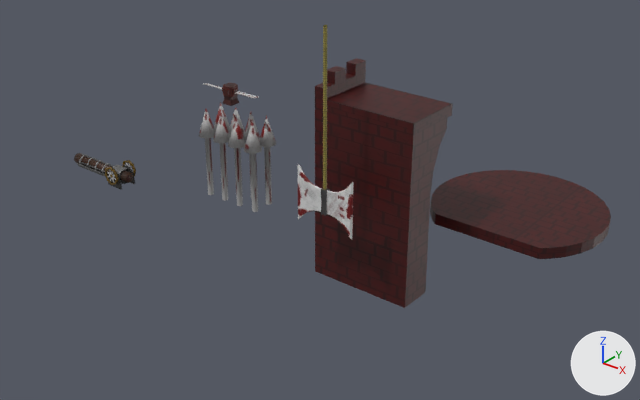
What one commit did to the Blender file modelspablo/obstacles.blend.
Rendered twice from a 50 mm camera at (125.1, -94.9, 70.0) aimed at (34.1, 18.8, -0.4). Every picture has the same lights, and +X, +Y and +Z are marked at lower right.

The older version as bpy lines, for what is in view:
```python
ob_cube = bpy.data.objects.new('Cube', me_cube)
ob_cube.location = (43.6, 6.0, 6.8)
ob_cube_001 = bpy.data.objects.new('Cube.001', me_cube_001)
ob_cube_001.location = (23.8, 7.5, 20.0)
ob_cube_002 = bpy.data.objects.new('Cube.002', me_cube_003)
ob_cube_002.location = (23.8, 7.5, 21.3)
ob_cube_002.scale = (1.07, 1.07, 0.883)
ob_cube_003 = bpy.data.objects.new('Cube.003', me_cube_002)
ob_cube_003.location = (46.3, 20.2, 19.9)
ob_cube_003.scale = (9.83, 5.77, 1.0)
ob_cube_004 = bpy.data.objects.new('Cube.004', me_cube_004)
ob_cube_004.location = (46.3, 15.4, 18.0)
ob_cube_004.scale = (9.82, 1.0, 1.0)
ob_cube_005 = bpy.data.objects.new('Cube.005', me_cube_005)
ob_cube_005.location = (37.5, 20.2, 22.9)
ob_cube_005.scale = (1.0, 5.77, 2.0)
# also in view: 'Cylinder.001' at (64.8, 38.4, 0.0); 'Cylinder' at (-3.7, 0.2, 2.0); 'Icosphere.007' at (28.3, 11.4, 8.3); 'Icosphere.003' at (28.3, 7.7, 8.3); 'Icosphere.002' at (24.6, 7.7, 8.3)
```
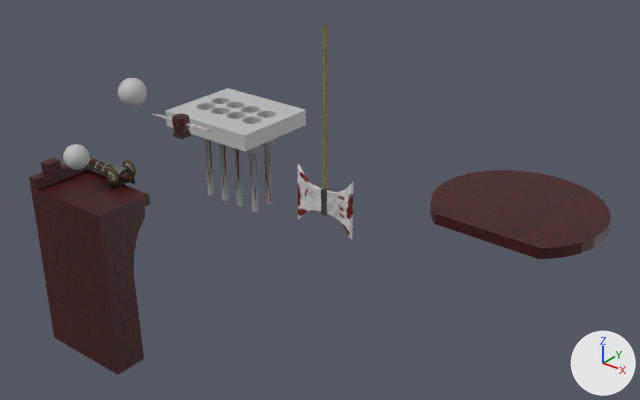
Where the change shows, as pixel boxes [x1, y1, x2, y2] in the pictures (640 x 400 px):
'Cube.004', moved
    before: [315, 109, 447, 308]
    after: [32, 197, 145, 375]
'Cube.003', moved
    before: [315, 82, 453, 136]
    after: [31, 170, 150, 227]
'Cylinder.002', added
    after: [165, 88, 306, 152]
'Cube.005', moved
    before: [315, 58, 366, 99]
    after: [29, 158, 87, 190]
'Cube.002', moved
    before: [203, 83, 259, 98]
    after: [152, 113, 211, 132]
'Sphere', added
    after: [118, 78, 147, 106]
'Sphere.001', added
    after: [63, 144, 90, 170]
'Cube.001', moved
    before: [223, 96, 239, 106]
    after: [173, 128, 192, 139]

The change in detail:
Material 'Untitled' (mat_untitled) is new.
Its base color is (0.5, 0.5, 0.5) (grey #bcbcbc).
Mesh me_cylinder_002 is new.
It has 1018 vertices, 1044 faces and spans x -9.4..9.3, y -7.7..7.8, z -1.8..1.8.
It uses material mat_untitled (grey #bcbcbc).
Mesh me_sphere is new.
It has 498 vertices, 527 faces and spans x -1.0..1.0, y -1.0..1.0, z -1.0..1.0.
It uses material mat_untitled (grey #bcbcbc).
Mesh me_sphere_001 is new.
It has 520 vertices, 554 faces and spans x -1.0..1.0, y -1.0..1.0, z -1.0..1.0.
It uses material mat_untitled (grey #bcbcbc).
Object 'Cube.005' (ob_cube_005) moves from (37.5, 20.2, 22.9) to (-9.0, -6.1, 2.4).
Object 'Cube.004' (ob_cube_004) moves from (46.3, 15.4, 18.0) to (-0.2, -10.8, -2.5).
Object 'Cube.003' (ob_cube_003) moves from (46.3, 20.2, 19.9) to (-0.2, -6.1, -0.5).
Object 'Cube.002' (ob_cube_002) moves from (23.8, 7.5, 21.3) to (28.3, -8.1, 21.3).
Object 'Cube.001' (ob_cube_001) moves from (23.8, 7.5, 20.0) to (28.3, -8.1, 20.0).
Object 'Cylinder.002' (ob_cylinder_002) is new; it shows me_cylinder_002.
Its location is (22.8, 9.6, 15.1).
Object 'Sphere' (ob_sphere) is new; it shows me_sphere.
Its location is (16.2, -7.2, 23.2).
Its scale is (2.3, 2.3, 2.3).
Object 'Sphere.001' (ob_sphere_001) is new; it shows me_sphere_001.
Its location is (-1.3, -7.2, 7.3).
Its scale is (2.3, 2.3, 2.3).
